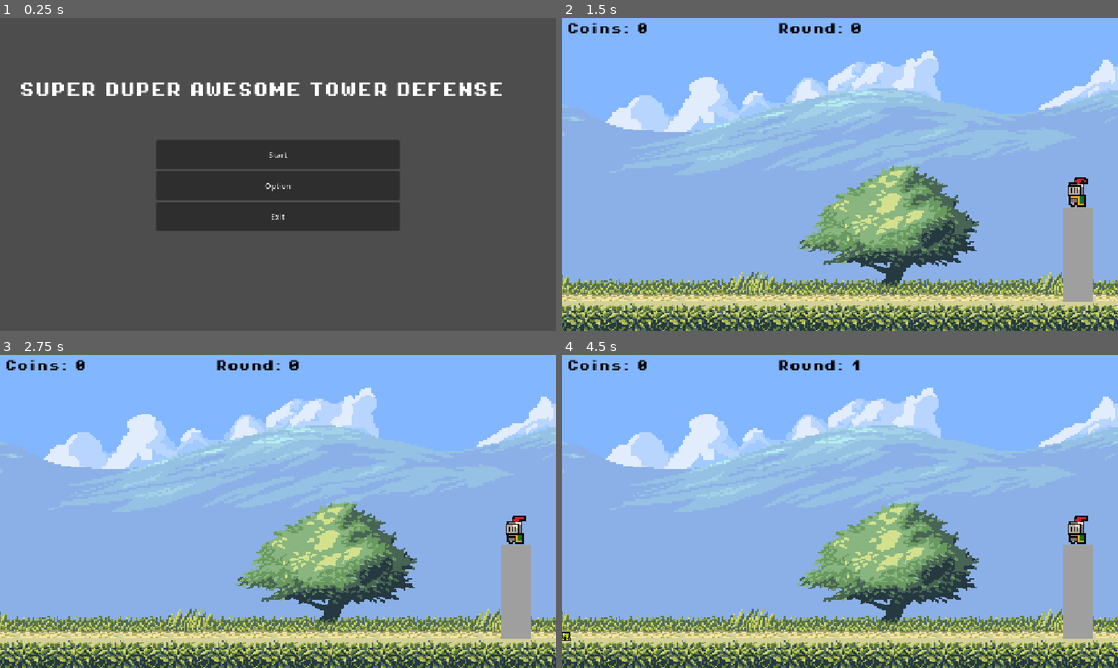
Above: before the commit, frames 1-4 (two rows, left to right).
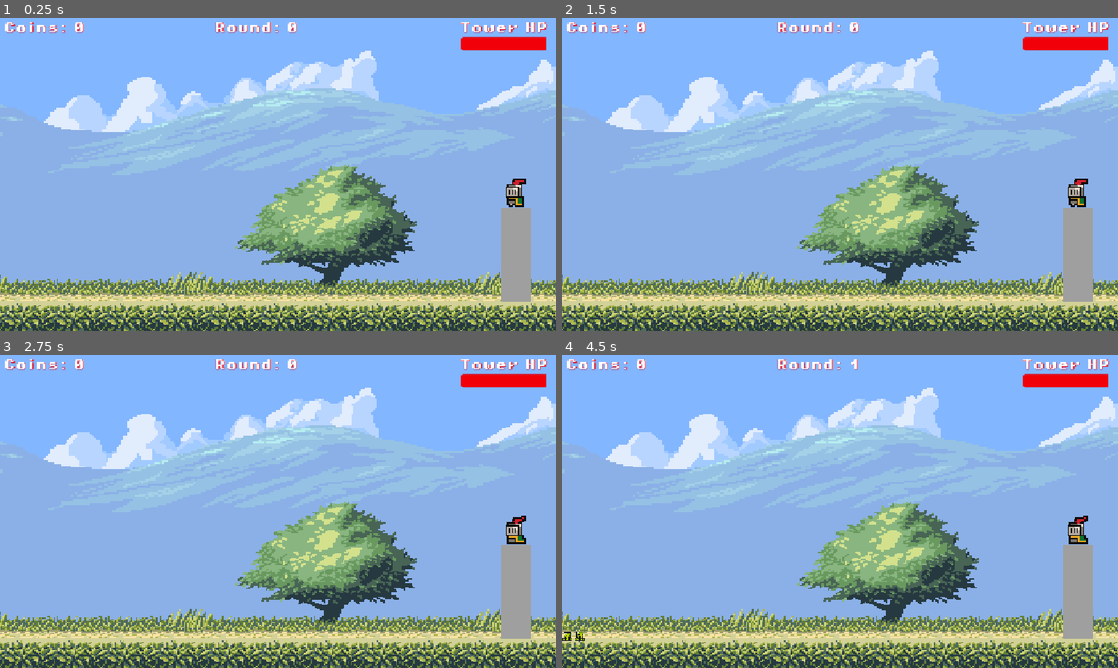
Above: after the commit, the same moments.

Repository: Eugenelv14/tower_defense_v2
Game: Godot game, scene res://scenes/main.tscn
Same seed, same stepped clock (60 frames per second), same inputs: the game is played once before the commit and once after it. Before the commit the project starts from res://scenes/UI/main_menu.tscn.
Inputs (mouse positions are in pixels of both pictures, inside the frame that each line leads up to):
- Up to frame 1 (0.25 s): no input
- Up to frame 2 (1.5 s): click (840, 155) at 0.5 s, where only the run before the commit has a clickable "Start"
- Up to frame 3 (2.75 s): no input
- Up to frame 4 (4.5 s): no input

The runs differ from the first frame. In frame 1, 99% of the frame differs, in the area x 0-100%, y 0-100%; in frame 2, 1.7%; in frame 3, 1.7%; in frame 4, 1.8%.

Commit message:
tower health and ui changes

Diff:
--- a/data/enemy_data/goblin_stats.tres
+++ b/data/enemy_data/goblin_stats.tres
@@ -10,5 +10,5 @@
 attack_damage = 5
 attack_interval = 2.0
 coins_dropped = 3
-speed = 2000
+speed = 2500
 metadata/_custom_type_script = "uid://c1mwnegqrs203"
--- a/data/frame_data/goblin_frames.tres
+++ b/data/frame_data/goblin_frames.tres
@@ -164,7 +164,7 @@
 }],
 "loop": 0,
 "name": &"die",
-"speed": 5.0
+"speed": 8.0
 }, {
 "frames": [{
 "duration": 1.0,
@@ -210,7 +210,7 @@
 }],
 "loop": 1,
 "name": &"move",
-"speed": 5.0
+"speed": 6.0
 }, {
 "frames": [{
 "duration": 1.0,
--- a/data/frame_data/slime_frames.tres
+++ b/data/frame_data/slime_frames.tres
@@ -102,7 +102,7 @@
 }],
 "loop": 0,
 "name": &"die",
-"speed": 5.0
+"speed": 7.0
 }, {
 "frames": [{
 "duration": 1.0,
--- a/project.godot
+++ b/project.godot
@@ -11,7 +11,7 @@
 [application]
 
 config/name="tower_defense_v2"
-run/main_scene="uid://cyo4hdhjq2t40"
+run/main_scene="uid://by3u4qwcettwc"
 config/features=PackedStringArray("4.7", "Forward Plus")
 config/icon="res://icon.svg"
 
--- a/scenes/UI/tower_health.tscn
+++ /dev/null
@@ -1,33 +0,0 @@
-[gd_scene format=3 uid="uid://0owr0y8clsol"]
-
-[sub_resource type="StyleBoxFlat" id="StyleBoxFlat_ed04n"]
-bg_color = Color(0.8519403, 0, 0.13067827, 1)
-corner_radius_top_left = 6
-corner_radius_top_right = 6
-corner_radius_bottom_right = 6
-corner_radius_bottom_left = 6
-
-[node name="Control" type="Control" unique_id=927529196]
-layout_mode = 3
-anchors_preset = 15
-anchor_right = 1.0
-anchor_bottom = 1.0
-grow_horizontal = 2
-grow_vertical = 2
-
-[node name="ProgressBar" type="ProgressBar" parent="." unique_id=1029355626]
-layout_mode = 1
-anchors_preset = 1
-anchor_left = 1.0
-anchor_right = 1.0
-offset_left = -342.0
-offset_top = 36.0
-offset_right = -1.0
-offset_bottom = 78.0
-grow_horizontal = 0
-theme_override_styles/fill = SubResource("StyleBoxFlat_ed04n")
-step = 1.0
-value = 80.0
-rounded = true
-fill_mode = 1
-show_percentage = false
--- /dev/null
+++ b/scenes/UI/ui.tscn
@@ -0,0 +1,79 @@
+[gd_scene format=3 uid="uid://bmby1ohaxpji6"]
+
+[ext_resource type="FontFile" uid="uid://b4virr76ol0e3" path="res://assets/fonts/PixelOperator8-Bold.ttf" id="1_suays"]
+[ext_resource type="Script" uid="uid://dfdu2fufy11kv" path="res://scripts/UI_Scripts/ui.gd" id="1_yb1mt"]
+
+[sub_resource type="LabelSettings" id="LabelSettings_nt14h"]
+font = ExtResource("1_suays")
+font_size = 24
+shadow_size = 2
+shadow_color = Color(0.9490196, 0, 0.03529412, 1)
+
+[sub_resource type="LabelSettings" id="LabelSettings_suays"]
+font = ExtResource("1_suays")
+font_size = 24
+shadow_size = 2
+shadow_color = Color(0.9490196, 0, 0.03529412, 1)
+
+[sub_resource type="StyleBoxFlat" id="StyleBoxFlat_toqdm"]
+bg_color = Color(0.9490196, 0, 0.03529412, 1)
+corner_radius_top_left = 6
+corner_radius_bottom_left = 6
+
+[node name="UI" type="Control" unique_id=2138796937]
+layout_mode = 3
+anchors_preset = 15
+anchor_right = 1.0
+anchor_bottom = 1.0
+grow_horizontal = 2
+grow_vertical = 2
+script = ExtResource("1_yb1mt")
+
+[node name="coin_counter" type="Label" parent="." unique_id=1173440495]
+layout_mode = 1
+offset_left = 8.0
+offset_top = 8.0
+offset_right = 152.0
+offset_bottom = 32.0
+text = "Coins: "
+label_settings = SubResource("LabelSettings_nt14h")
+
+[node name="round_counter" type="Label" parent="." unique_id=1854261126]
+layout_mode = 1
+anchors_preset = 5
+anchor_left = 0.5
+anchor_right = 0.5
+offset_left = -120.0
+offset_top = 8.0
+offset_right = 30.0
+offset_bottom = 32.0
+grow_horizontal = 2
+text = "Round: "
+label_settings = SubResource("LabelSettings_suays")
+
+[node name="Tower_label" type="Label" parent="." unique_id=1539093099]
+layout_mode = 1
+anchors_preset = 1
+anchor_left = 1.0
+anchor_right = 1.0
+offset_left = -200.0
+offset_top = 8.0
+offset_right = -5.0
+offset_bottom = 32.0
+grow_horizontal = 0
+text = "Tower HP "
+label_settings = SubResource("LabelSettings_suays")
+horizontal_alignment = 2
+
+[node name="tower_health_bar" type="ProgressBar" parent="Tower_label" unique_id=328004770]
+layout_mode = 0
+offset_left = 3.0
+offset_top = 32.0
+offset_right = 179.0
+offset_bottom = 59.0
+theme_override_styles/fill = SubResource("StyleBoxFlat_toqdm")
+step = 1.0
+value = 100.0
+rounded = true
+fill_mode = 1
+show_percentage = false
--- a/scenes/UI/upgrade_screen.tscn
+++ b/scenes/UI/upgrade_screen.tscn
@@ -232,4 +232,5 @@
 theme_override_font_sizes/font_size = 18
 text = "BEGIN NEXT WAVE"
 
+[connection signal="pressed" from="PanelContainer/MarginContainer/VBoxContainer/HBoxContainer/UpgradeCard1/MarginContainer/VBoxContainer/Upgradebutton1" to="." method="_on_upgradebutton_1_pressed"]
 [connection signal="pressed" from="PanelContainer/MarginContainer/VBoxContainer/StartNextWave" to="." method="_on_start_next_wave_pressed"]
--- a/scenes/main.tscn
+++ b/scenes/main.tscn
@@ -3,19 +3,24 @@
 [ext_resource type="Script" uid="uid://c6icqstuwp13c" path="res://scripts/main.gd" id="1_eb6dy"]
 [ext_resource type="PackedScene" uid="uid://d1mk1lcc3bskx" path="res://scenes/tower.tscn" id="1_o5qli"]
 [ext_resource type="PackedScene" uid="uid://curdodwuac87h" path="res://scenes/defender.tscn" id="2_0wfyh"]
-[ext_resource type="PackedScene" uid="uid://c6obibxyiik7u" path="res://scenes/enemies/enemy.tscn" id="2_85g3d"]
-[ext_resource type="PackedScene" uid="uid://dotyl1ky6rwxr" path="res://scenes/background_sky.tscn" id="4_jyhfs"]
-[ext_resource type="PackedScene" uid="uid://b128t3uu8gh1a" path="res://scenes/background_road.tscn" id="5_tbgi4"]
-[ext_resource type="Script" uid="uid://dh3fqboln20dw" path="res://scripts/coin_counter.gd" id="7_o6xl0"]
+[ext_resource type="PackedScene" uid="uid://i34sn0yi3xu6" path="res://scenes/UI/upgrade_screen.tscn" id="3_tipki"]
+[ext_resource type="PackedScene" uid="uid://dotyl1ky6rwxr" path="res://scenes/world/background_sky.tscn" id="4_jyhfs"]
+[ext_resource type="PackedScene" uid="uid://b128t3uu8gh1a" path="res://scenes/world/background_road.tscn" id="5_tbgi4"]
+[ext_resource type="PackedScene" uid="uid://bmby1ohaxpji6" path="res://scenes/UI/ui.tscn" id="9_85g3d"]
 [ext_resource type="PackedScene" uid="uid://x7ii8w8oocca" path="res://scenes/enemies/spawner.tscn" id="9_choun"]
-[ext_resource type="FontFile" uid="uid://b4virr76ol0e3" path="res://assets/fonts/PixelOperator8-Bold.ttf" id="11_ya4ey"]
 
 [sub_resource type="WorldBoundaryShape2D" id="WorldBoundaryShape2D_y4kuj"]
 
-[node name="main" type="Node2D" unique_id=145423580 node_paths=PackedStringArray("spawner")]
+[node name="main" type="Node2D" unique_id=145423580]
 script = ExtResource("1_eb6dy")
-spawner = NodePath("Spawner")
-enemy = ExtResource("2_85g3d")
+
+[node name="CanvasLayer" type="CanvasLayer" parent="." unique_id=250823846]
+
+[node name="UI" parent="CanvasLayer" unique_id=2138796937 node_paths=PackedStringArray("main_control") instance=ExtResource("9_85g3d")]
+main_control = NodePath("../..")
+
+[node name="UpgradeScreen" parent="CanvasLayer" unique_id=416203249 instance=ExtResource("3_tipki")]
+visible = false
 
 [node name="background_road" parent="." unique_id=2034696501 instance=ExtResource("5_tbgi4")]
 position = Vector2(-17, 37)
@@ -32,25 +37,6 @@
 [node name="defender" parent="." unique_id=410263393 instance=ExtResource("2_0wfyh")]
 position = Vector2(327, 19)
 
-[node name="round_counter" type="Label" parent="." unique_id=439847169]
-offset_left = -86.0
-offset_top = -209.0
-offset_right = 14.0
-offset_bottom = -186.0
-theme_override_colors/font_color = Color(0, 0, 0, 1)
-theme_override_fonts/font = ExtResource("11_ya4ey")
-theme_override_font_sizes/font_size = 16
-
-[node name="coin_counter" type="Label" parent="." unique_id=132395252]
-offset_left = -377.0
-offset_top = -209.0
-offset_right = -289.0
-offset_bottom = -186.0
-theme_override_colors/font_color = Color(0, 0, 0, 1)
-theme_override_fonts/font = ExtResource("11_ya4ey")
-theme_override_font_sizes/font_size = 16
-script = ExtResource("7_o6xl0")
-
 [node name="Spawner" parent="." unique_id=1216322064 instance=ExtResource("9_choun")]
 position = Vector2(156, 151)
 
@@ -59,3 +45,8 @@
 
 [node name="CollisionShape2D" type="CollisionShape2D" parent="StaticBody2D" unique_id=967694691]
 shape = SubResource("WorldBoundaryShape2D_y4kuj")
+
+[connection signal="next_wave_pressed" from="CanvasLayer/UpgradeScreen" to="." method="_on_upgrade_screen_next_wave_pressed"]
+[connection signal="enemy_removed" from="Spawner" to="." method="_on_spawner_enemy_removed"]
+[connection signal="waiting_for_player" from="Spawner" to="." method="_on_spawner_waiting_for_player"]
+[connection signal="wave_started" from="Spawner" to="." method="_on_spawner_wave_started"]
--- a/scripts/UI_Scripts/health_bar.gd
+++ b/scripts/UI_Scripts/health_bar.gd
@@ -3,7 +3,6 @@
 @export var health: HealthComponent
 @export var visible_time: float = 2.0   # seconds on screen after a hit
 @export var fade_time: float = 0.4
-
 var tween: Tween
 
 func _ready() -> void:
--- a/scripts/UI_Scripts/main_menu.gd
+++ b/scripts/UI_Scripts/main_menu.gd
@@ -7,7 +7,7 @@
 
 
 # Called every frame. 'delta' is the elapsed time since the previous frame.
-func _process(delta: float) -> void:
+func _process(_delta: float) -> void:
 	pass
 
 
--- /dev/null
+++ b/scripts/UI_Scripts/ui.gd
@@ -0,0 +1,33 @@
+extends Control
+
+@export var main_control: Node2D
+@onready var coin_counter: Label = $coin_counter
+@onready var round_counter: Label = $round_counter
+@onready var tower_health_bar: ProgressBar = $Tower_label/tower_health_bar
+
+var current_coins: int = 0
+var current_round: int = 0
+
+# Called when the node enters the scene tree for the first time.
+func _ready() -> void:
+	coin_counter.text = "Coins: " + str(current_coins)
+	round_counter.text = "Round: " + str(current_round)
+
+	#Connects main node to labels
+	main_control.update_coin_counter.connect(update_coin_counter)
+	main_control.update_round_counter.connect(update_round_counter)
+
+	#Connects main node to health
+	main_control.update_health_bar.connect(_on_health_changed)
+
+func update_coin_counter(coins:int) -> void:
+	current_coins += coins
+	coin_counter.text = "Coins: " + str(current_coins)
+
+func update_round_counter(current_wave:int) -> void:
+	current_round = current_wave
+	round_counter.text = "Round: " + str(current_round)
+
+func _on_health_changed(current: int, maximum: int) -> void:
+	tower_health_bar.max_value = maximum
+	tower_health_bar.value = current
--- a/scripts/UI_Scripts/upgrade_screen.gd
+++ b/scripts/UI_Scripts/upgrade_screen.gd
@@ -1,6 +1,9 @@
 extends Control
 
 signal next_wave_pressed
+@onready var upgradebutton_1: Button = $PanelContainer/MarginContainer/VBoxContainer/HBoxContainer/UpgradeCard1/MarginContainer/VBoxContainer/Upgradebutton1
+@onready var upgradebutton_2: Button = $PanelContainer/MarginContainer/VBoxContainer/HBoxContainer/UpgradeCard2/MarginContainer/VBoxContainer/Upgradebutton2
+@onready var upgrade_button_3: Button = $PanelContainer/MarginContainer/VBoxContainer/HBoxContainer/UpgradeCard3/MarginContainer/VBoxContainer/UpgradeButton3
 
 func open() -> void:
 	show()
@@ -12,3 +15,7 @@
 func _on_start_next_wave_pressed() -> void:
 	close()
 	next_wave_pressed.emit()
+
+
+func _on_upgradebutton_1_pressed() -> void:
+	pass # Replace with function body.
--- a/scripts/coin_counter.gd
+++ /dev/null
@@ -1,11 +0,0 @@
-extends Label
-
-
-# Called when the node enters the scene tree for the first time.
-func _ready() -> void:
-	pass # Replace with function body.
-
-
-# Called every frame. 'delta' is the elapsed time since the previous frame.
-func _process(delta: float) -> void:
-	pass
--- a/scripts/main.gd
+++ b/scripts/main.gd
@@ -1,24 +1,27 @@
 extends Node2D
 
-@onready var round_counter: Label = $round_counter
-@onready var coin_counter: Label = $coin_counter
-@export var spawner: Spawner
-@export var enemy: PackedScene
+@onready var tower: StaticBody2D = $tower
+@onready var upgrade_screen: Control = $CanvasLayer/UpgradeScreen
+@onready var spawner: Spawner = $Spawner
 
-
-var current_coins: int = 0
-var current_round: int = 0
+signal update_coin_counter(coins:int)
+signal update_round_counter(round:int)
+signal update_health_bar(current_health: int, max_health: int)
 
 # Called when the node enters the scene tree for the first time.
 func _ready() -> void:
-	coin_counter.text = "Coins: " + str(current_coins)
-	round_counter.text = "Round: " + str(current_round)
-	spawner.wave_started.connect(_round_change)
+	tower.health.health_changed.connect(update_health_bar.emit)
 
-func _coin_earned(_enemy: Enemy) -> void:
-	current_coins += 1
-	coin_counter.text = "Coins: " + str(current_coins)
+# LABELS
+func _on_spawner_enemy_removed(coins: int) -> void:
+	update_coin_counter.emit(coins)
 
-func _round_change(_wave_number: int, _total_waves: int) -> void:
-	current_round = _wave_number
-	round_counter.text = "Round: " + str(current_round)
+func _on_spawner_wave_started(wave_number: int, _total_waves: int) -> void:
+	update_round_counter.emit(wave_number)
+
+# UPGRADE SCREEN
+func _on_spawner_waiting_for_player(_next_wave_number: int) -> void:
+	upgrade_screen.open()
+
+func _on_upgrade_screen_next_wave_pressed() -> void:
+	spawner.continue_to_next_wave()
--- a/scripts/spawner.gd
+++ b/scripts/spawner.gd
@@ -3,10 +3,10 @@
 
 signal wave_started(wave_number: int, total_waves: int)
 signal wave_cleared(wave_number: int)
-signal waiting_for_player(next_wave_number: int)   # show the upgrade screen on this
+signal waiting_for_player(next_wave_number: int)
 signal all_waves_completed
-signal enemy_removed
-signal player_ready                                # internal: resumes the loop
+signal enemy_removed(coins: int)
+signal player_ready
 
 
 @export var enemy_scene: PackedScene
@@ -90,7 +90,6 @@
 	var enemy: Enemy = enemy_scene.instantiate()
 	enemy.data = data
 	enemy.goal_x = goal_point.global_position.x
-	enemy.killed.connect(main._coin_earned)
 	enemy.killed.connect(_on_enemy_gone)
 	enemy.reached_goal.connect(_on_enemy_gone)
 	alive_enemies += 1
@@ -102,9 +101,9 @@
 	parent.add_child(enemy)
 	enemy.global_position = spawn_point.global_position
 
-func _on_enemy_gone(_enemy: Enemy) -> void:
+func _on_enemy_gone(enemy: Enemy) -> void:
 	alive_enemies -= 1
-	enemy_removed.emit()
+	enemy_removed.emit(enemy.data.coins_dropped)
 
 func _wait(seconds: float) -> void:
 	if seconds > 0.0:
--- a/scripts/tower.gd
+++ b/scripts/tower.gd
@@ -28,10 +28,10 @@
 			attackers[enemy] = enemy.data.attack_interval
 
 func _on_health_component_died() -> void:
-	"Tower has been destroyed"
 	for enemy in attackers.keys():
-		enemy.sprite.play("move")
-		enemy.movement.resume()
+		if is_instance_valid(enemy):
+			enemy.sprite.play("move")
+			enemy.movement.resume()
 	queue_free()
 
 func _on_hitbox_body_entered(body: Node2D) -> void:
Renamed: scenes/background_road.tscn -> scenes/world/background_road.tscn
Renamed: scenes/background_sky.tscn -> scenes/world/background_sky.tscn
Not shown, added: scripts/UI_Scripts/ui.gd.uid
Not shown, removed: scripts/coin_counter.gd.uid
